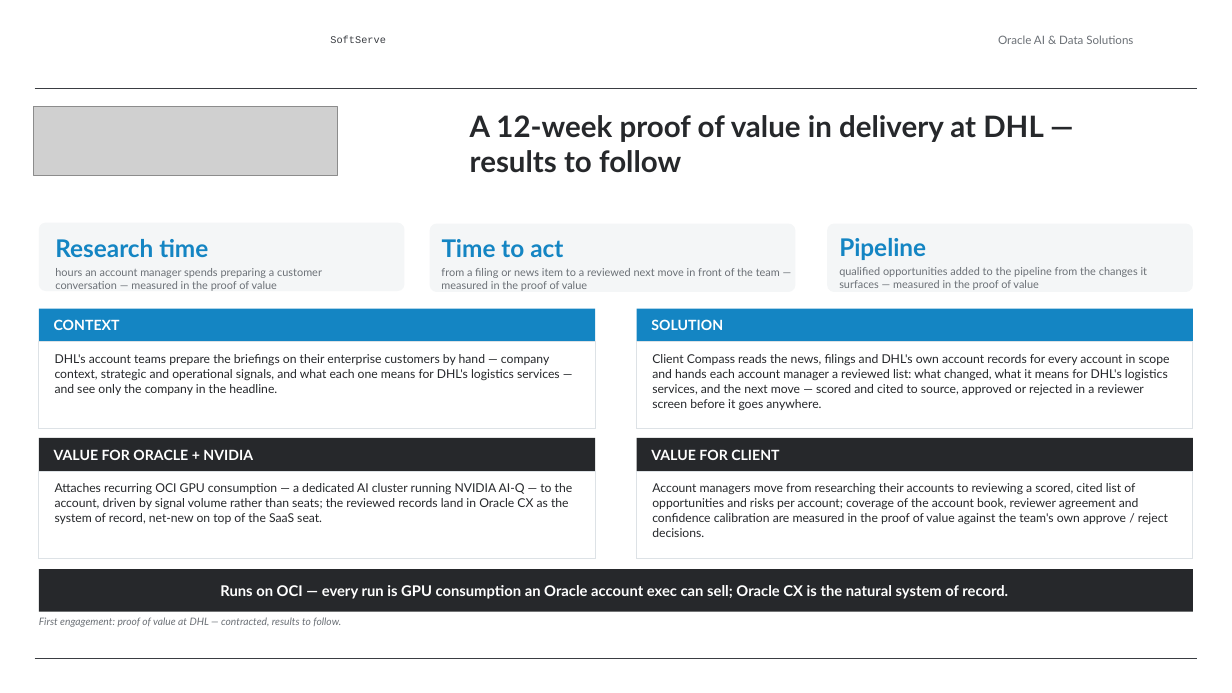
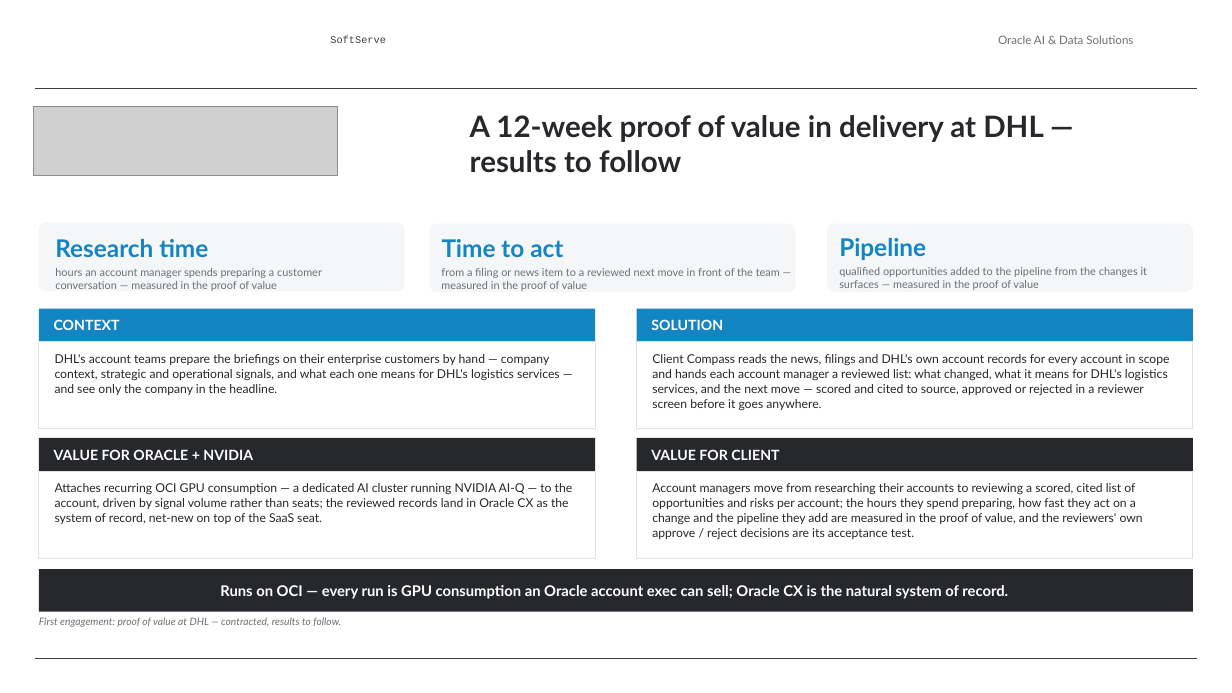
Before and after one commit to alexey-orlov/AO-Personal-OS, a slide deck: slide 5 of outputs/oracle-packs/account-insights/artifacts/account-insights-sales-deck.pptx. Drawn at 1232x693 pixels with LibreOffice and Linux fonts; fonts in the diff are those of the drawing; grey boxes stand for pictures; background and template pictures are left out. Boxes give left, top, right and bottom in pixels: in the first picture for what was removed or moved away, otherwise in the second. Text is boxed around its words. In the diff, an @@ line names an element or a change of style, - is before the commit and + after.

```diff
--- a/outputs/oracle-packs/account-insights/artifacts/account-insights-sales-deck.pptx
+++ b/outputs/oracle-packs/account-insights/artifacts/account-insights-sales-deck.pptx
@@ text at (652,483,1143,539): text changed @@
-Account managers move from researching their accounts to reviewing a scored, cited list of opportunities and risks per account; coverage of the account book, reviewer agreement and confidence calibration are measured in the proof of value against the team's own approve / reject decisions.
+Account managers move from researching their accounts to reviewing a scored, cited list of opportunities and risks per account; the hours they spend preparing, how fast they act on a change and the pipeline they add are measured in the proof of value, and the reviewers' own approve / reject decisions are its acceptance test.
```
Also in this commit, not shown: 2 other slides changed.
